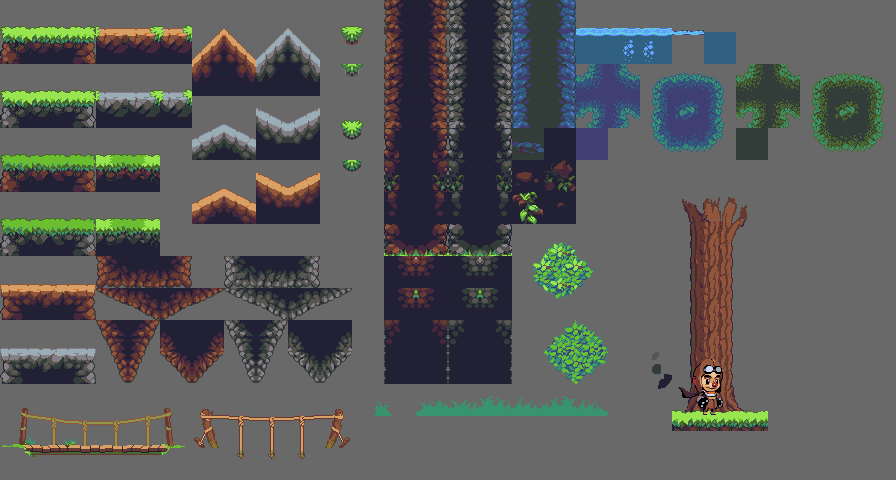
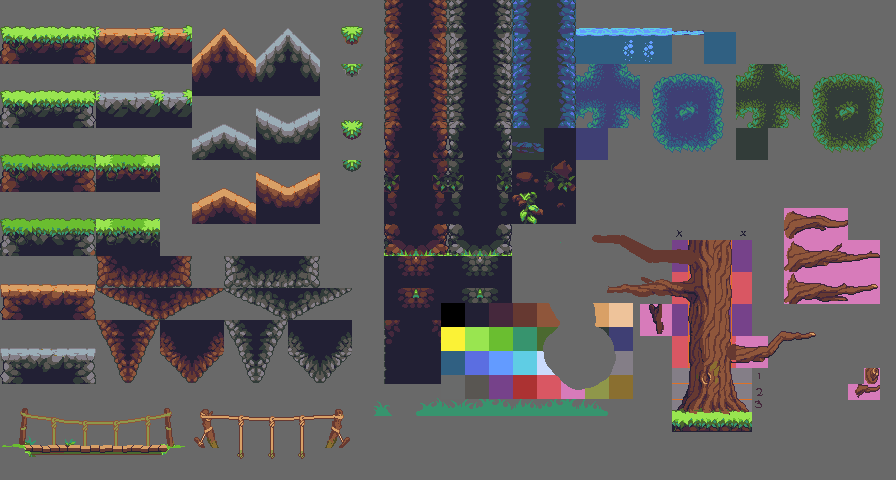
Two versions of the same layered image (896×480). Layer-by-layer changes:
hid "Layer 8" over [678, 359, 724, 415]
added layer "Layer 15" above "Layer 14" over [528, 235, 841, 390]
added layer "Layer 14" above "Layer 5" over [602, 260, 813, 305]
painted on "Layer 5" over [638, 197, 880, 432]
showed "Layer 4", painted on it over [441, 303, 677, 399]
